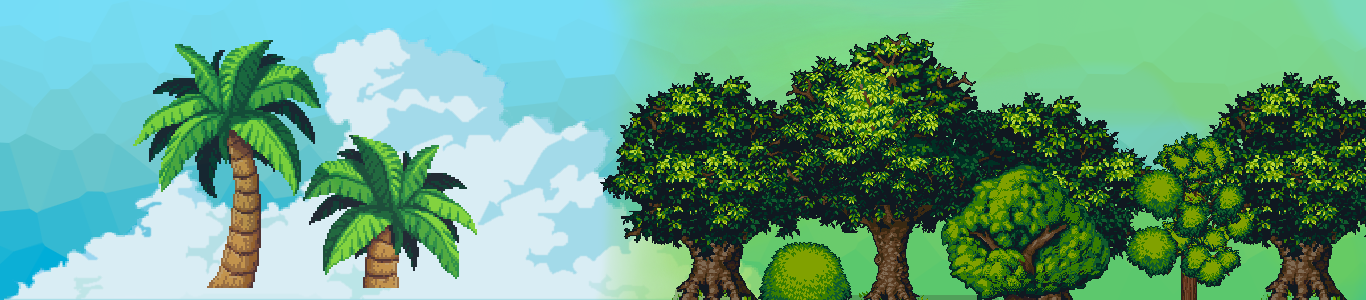
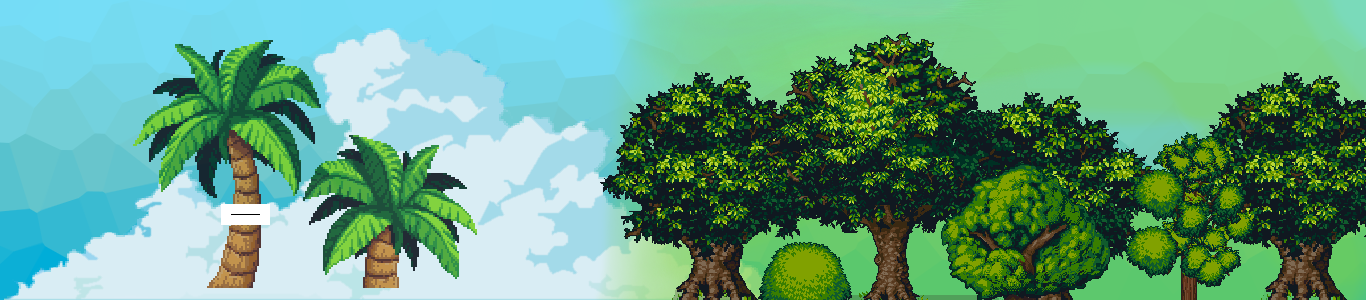
Before/after of a (1366, 300) layered artwork. What changed in the layer stack:
added layer "Rectángulo 1" above "Capa 23" over [221, 204, 270, 225]
